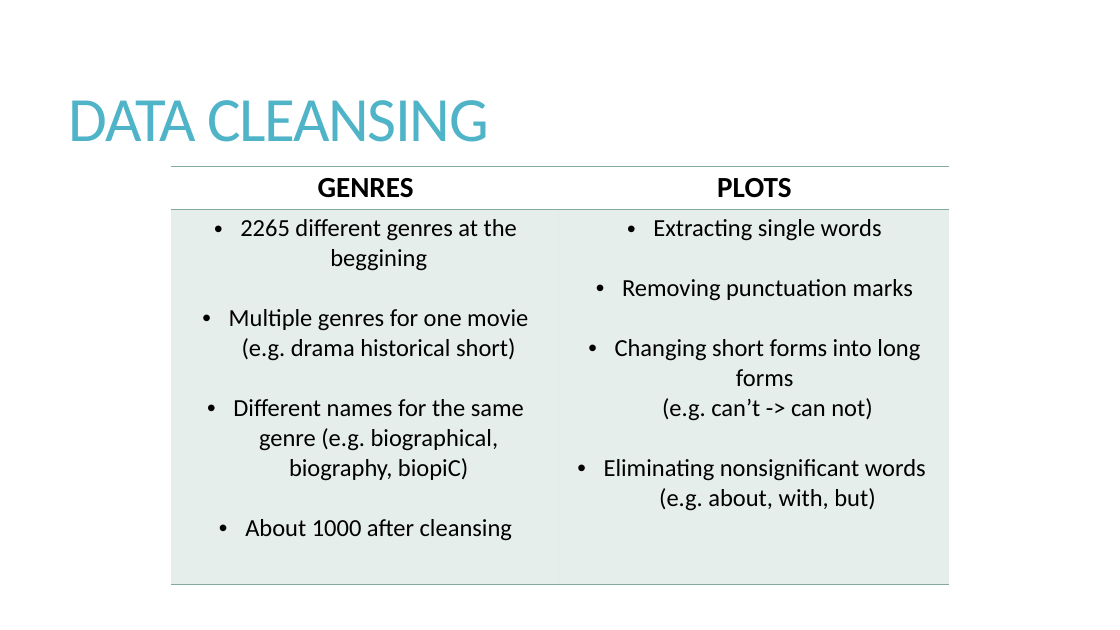
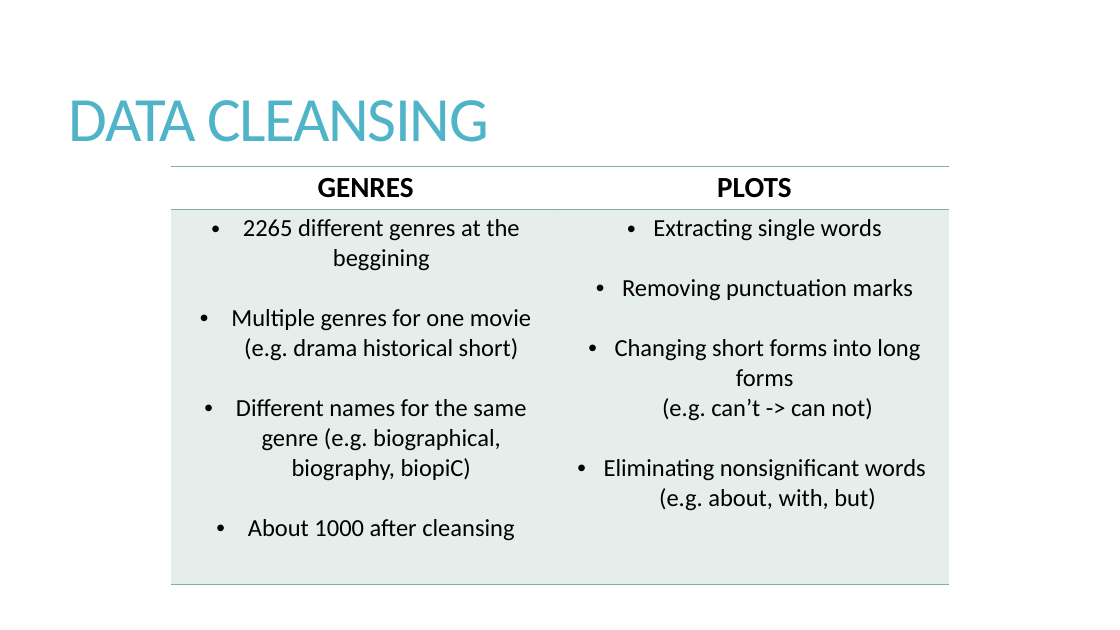
Before and after one commit to bwaszkiewicz/MoviePlots, a slide deck: slide 3 of Documentation/ANG/BIAI_presentation.pptx. Drawn at 1120x630 pixels with LibreOffice and Linux fonts; fonts in the diff are those of the drawing. Boxes give left, top, right and bottom in pixels: in the first picture for what was removed or moved away, otherwise in the second. Text is boxed around its words. In the diff, an @@ line names an element or a change of style, - is before the commit and + after.

```diff
--- a/Documentation/ANG/BIAI_presentation.pptx
+++ b/Documentation/ANG/BIAI_presentation.pptx
@@ table at <box>171,166,949,584</box> @@
@@ indent changed @@
```
Also in this commit, not shown: 4 other slides changed, 2 slides added.
